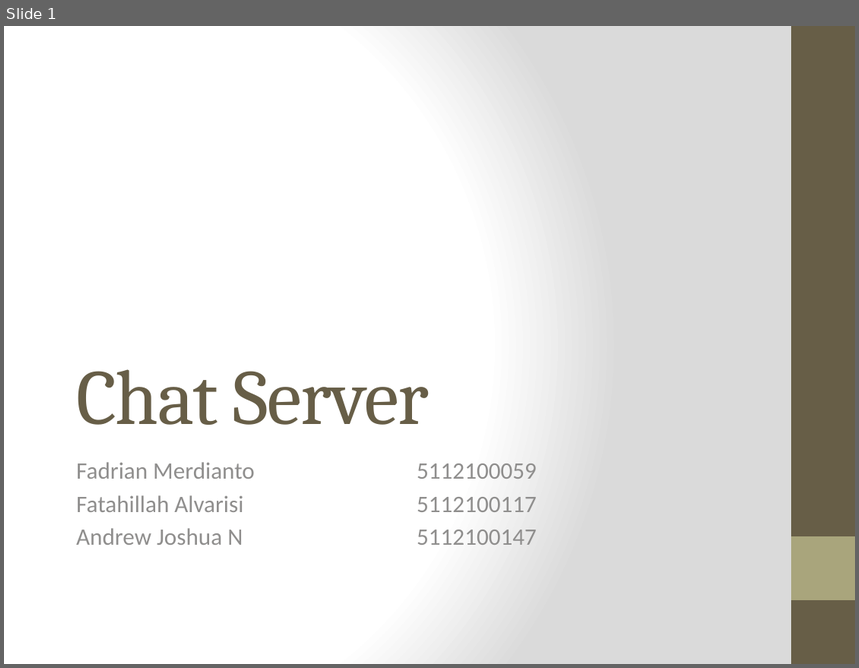
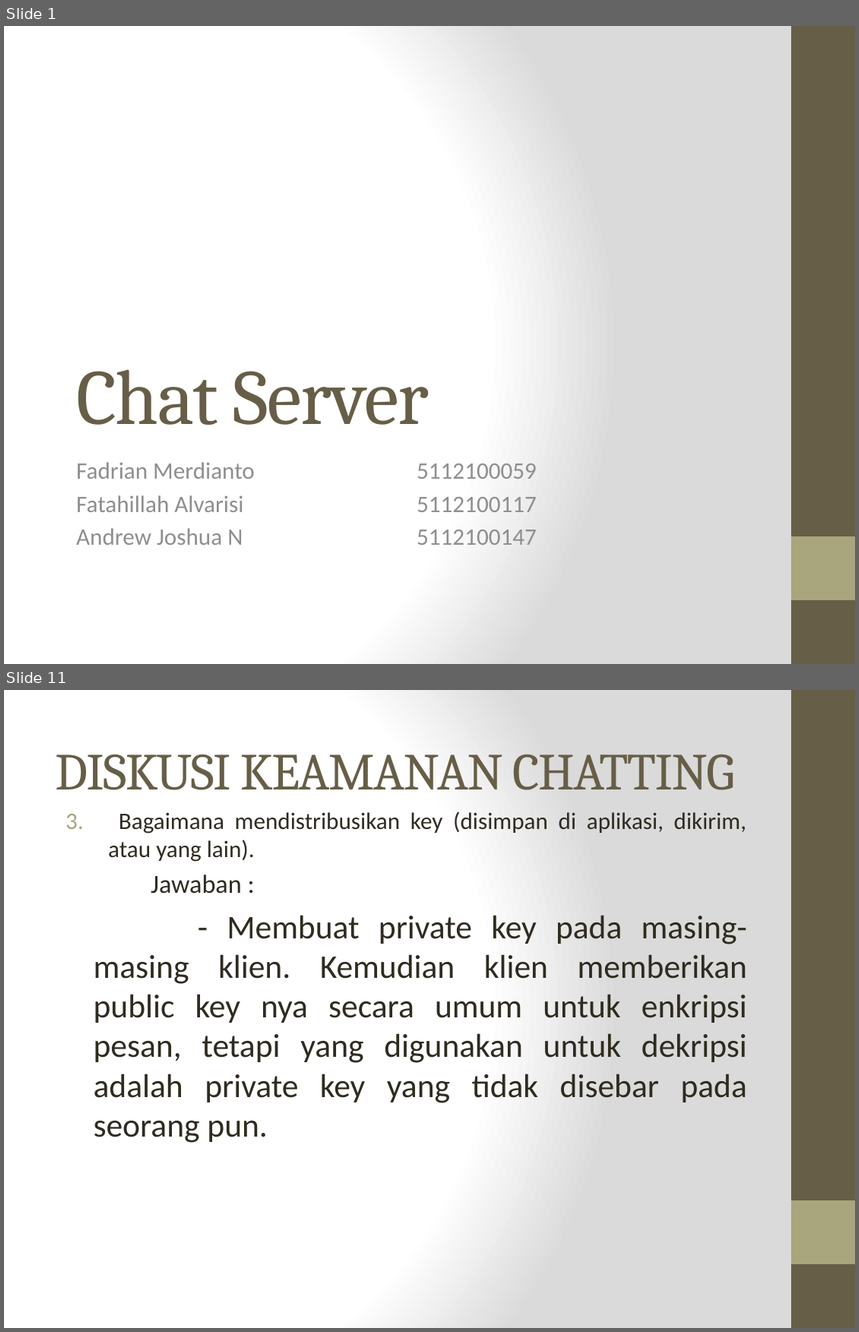
Before and after one commit to alvarisi/KIJ-chat, a slide deck: Presentasi.pptx. Shown one above the other, each under a label of ours: slide 1 before the commit, slides 1 and 11 after it; the slides between them are not shown. The pictures are 859x668 and 859x1332 pixels, drawn with LibreOffice and Linux fonts; fonts in the diff are those of the drawing. Boxes give left, top, right and bottom in pixels: in the first picture for what was removed or moved away, otherwise in the second. Text is boxed around its words. In the diff, an @@ line names an element or a change of style, - is before the commit and + after.

```diff
--- a/Presentasi.pptx
+++ b/Presentasi.pptx
@@ slide 11 added at (x1=4, y1=690, x2=855, y2=1328), background gradient #FFFFFF to #DADADA; not listed: 2 template elements that a slide beside it also shows @@
@@ title added at (x1=55, y1=754, x2=734, y2=790), 44 pt, text #675E47 @@
+DISKUSI KEAMANAN CHATTING
@@ text added at (x1=94, y1=812, x2=747, y2=1143), 28 pt, text #2F2B20 @@
+3. Bagaimana mendistribusikan key (disimpan di aplikasi, dikirim, atau yang lain).
+Jawaban :
+  - Membuat private key pada masing-masing klien. Kemudian klien memberikan public key nya secara umum untuk enkripsi pesan, tetapi yang digunakan untuk dekripsi adalah private key yang tidak disebar pada seorang pun.
```
Also in this commit, not shown: 6 slides changed, 2 other slides added.
